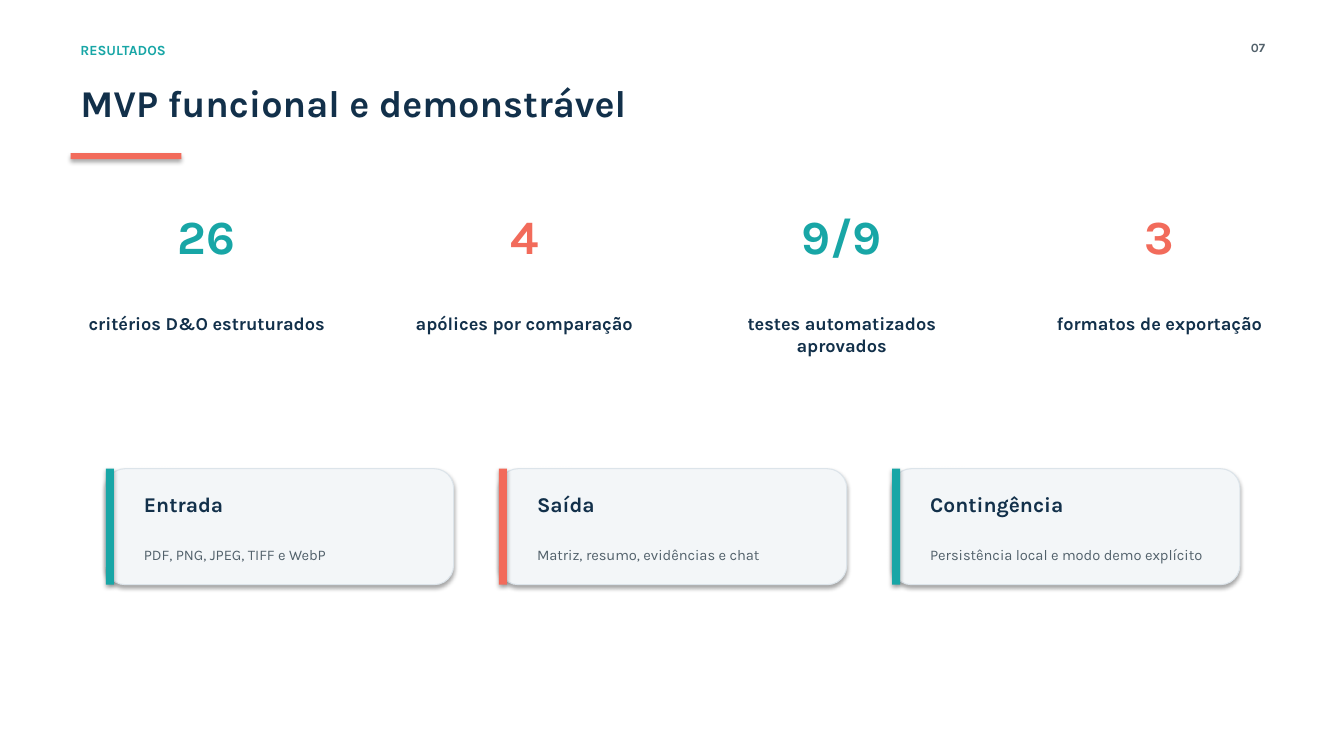
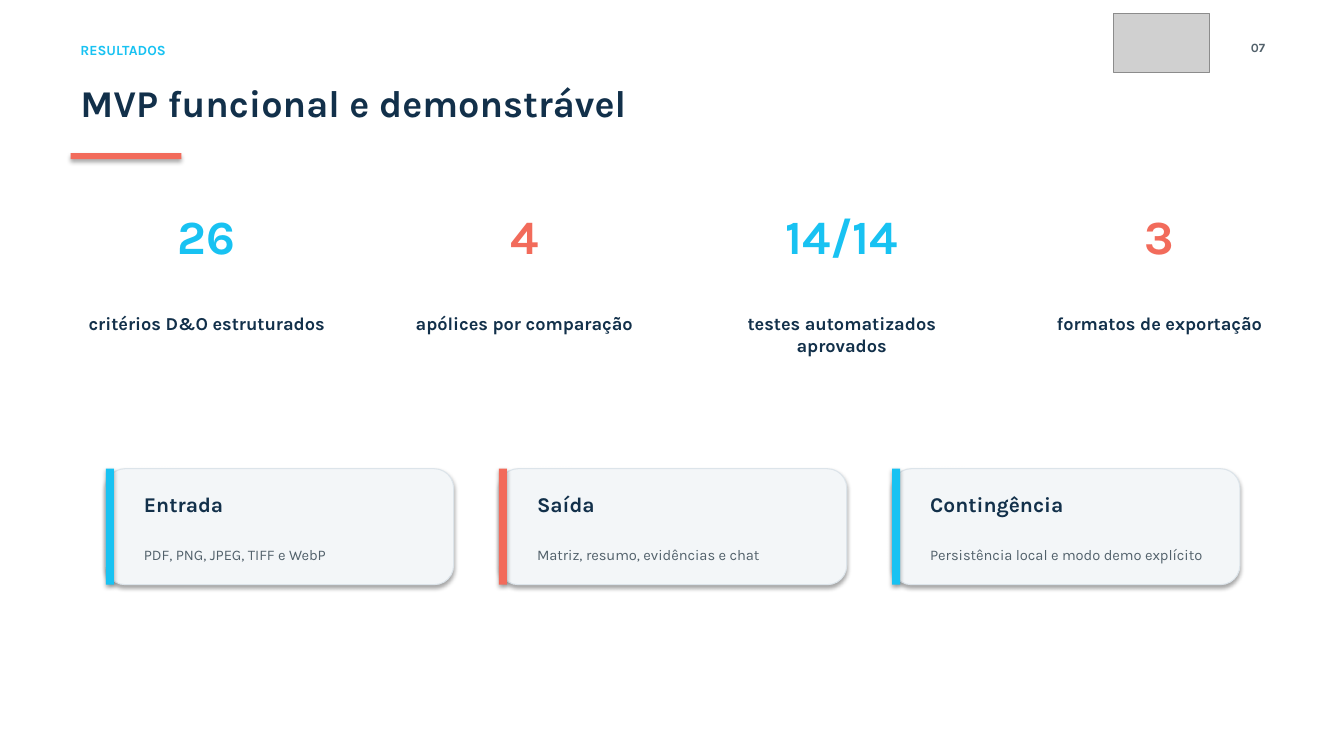
Before and after one commit to RogerioSousa123/insurminds-projeto-final-latintech, a slide deck: slide 7 of Projeto_Final_Artefatos/InsurMinds_Projeto_Final.pptx. Drawn at 1344x756 pixels with LibreOffice and Linux fonts; fonts in the diff are those of the drawing; grey boxes stand for pictures. Boxes give left, top, right and bottom in pixels: in the first picture for what was removed or moved away, otherwise in the second. Text is boxed around its words. In the diff, an @@ line names an element or a change of style, - is before the commit and + after.

```diff
--- a/Projeto_Final_Artefatos/InsurMinds_Projeto_Final.pptx
+++ b/Projeto_Final_Artefatos/InsurMinds_Projeto_Final.pptx
@@ picture added at [1114, 13, 1210, 73] @@
@@ text "RESULTADOS" at [80, 45, 165, 55]: text colour #18A6A6 to #18C2F2 @@
@@ text "26" at [178, 222, 236, 255]: text colour #18A6A6 to #18C2F2 @@
@@ text at [785, 218, 898, 258]: text changed; text colour #18A6A6 to #18C2F2 @@
-9/9
+14/14
@@ rectangle at [106, 469, 114, 585]: fill #18A6A6 to #18C2F2 @@
@@ rectangle at [892, 469, 900, 585]: fill #18A6A6 to #18C2F2 @@
```
Also in this commit, not shown: 8 other slides changed, 9 other files.
